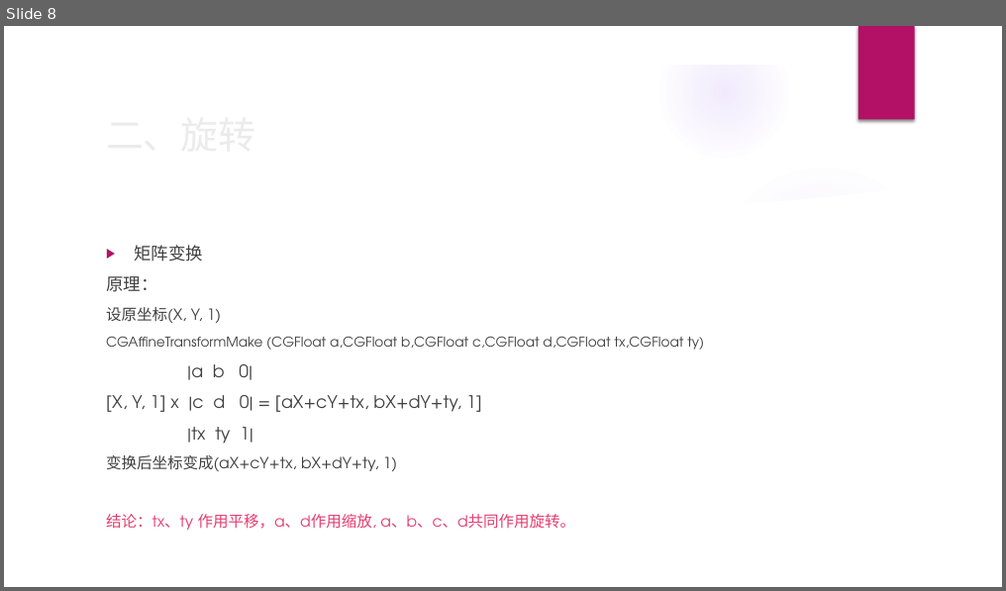
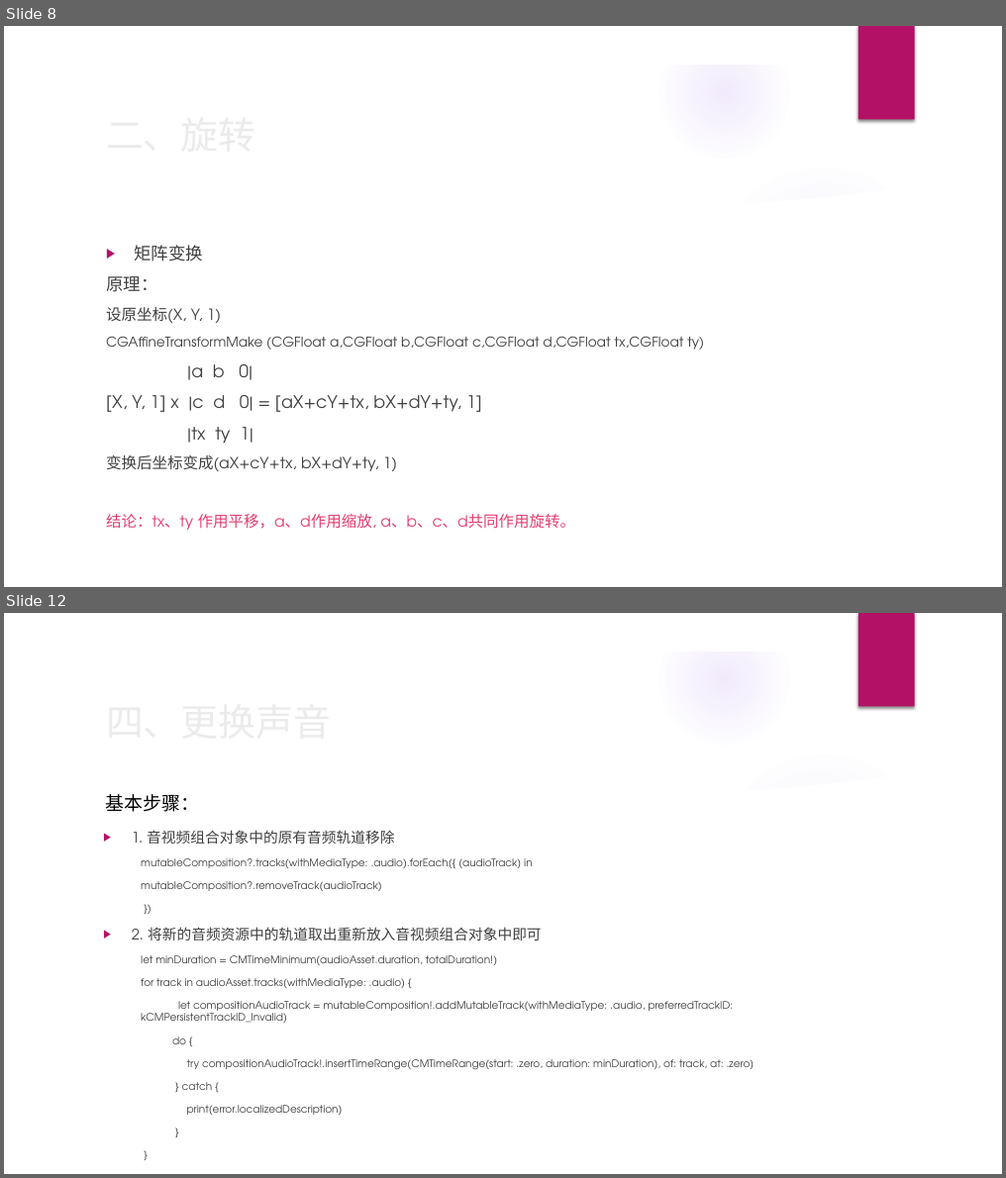
Before and after one commit to benben2019/BBVideoBox, a slide deck: AVFoundation-音视频剪辑.pptx. Shown one above the other, each under a label of ours: slide 8 before the commit, slides 8 and 12 after it; the slides between them are not shown. The pictures are 1006x591 and 1006x1178 pixels, drawn with LibreOffice and Linux fonts; fonts in the diff are those of the drawing; background and template pictures are left out. Boxes give left, top, right and bottom in pixels: in the first picture for what was removed or moved away, otherwise in the second. Text is boxed around its words. In the diff, an @@ line names an element or a change of style, - is before the commit and + after.

```diff
--- a/AVFoundation-音视频剪辑.pptx
+++ b/AVFoundation-音视频剪辑.pptx
@@ slide 12 added at [4,613,1002,1174], background picture (left out); not listed: 9 template elements that a slide beside it also shows @@
@@ text added at [106,794,199,812], 18 pt, text #000000 @@
+基本步骤：
@@ text added at [132,830,754,1115], 10 pt, text #404040 @@
+▶ 1. 音视频组合对象中的原有音频轨道移除
+mutableComposition?.tracks(withMediaType: .audio).forEach({ (audioTrack) in
+mutableComposition?.removeTrack(audioTrack)
+})
+▶ 2. 将新的音频资源中的轨道取出重新放入音视频组合对象中即可
+  let minDuration = CMTimeMinimum(audioAsset.duration, totalDuration!)
+  for track in audioAsset.tracks(withMediaType: .audio) {
+  let compositionAudioTrack = mutableComposition!.addMutableTrack(withMediaType: .audio, preferredTrackID: kCMPersistentTrackID_Invalid)
+  do {
+  try compositionAudioTrack!.insertTimeRange(CMTimeRange(start: .zero, duration: minDuration), of: track, at: .zero)
+  } catch {
+  print(error.localizedDescription)
+  }
+  }
@@ title added at [147,830,394,844], 36 pt, text #EBEBEB @@
+四、更换声音
```
Also in this commit, not shown: 5 slides changed, 10 other slides added, 2 slides removed, 2 other files.
